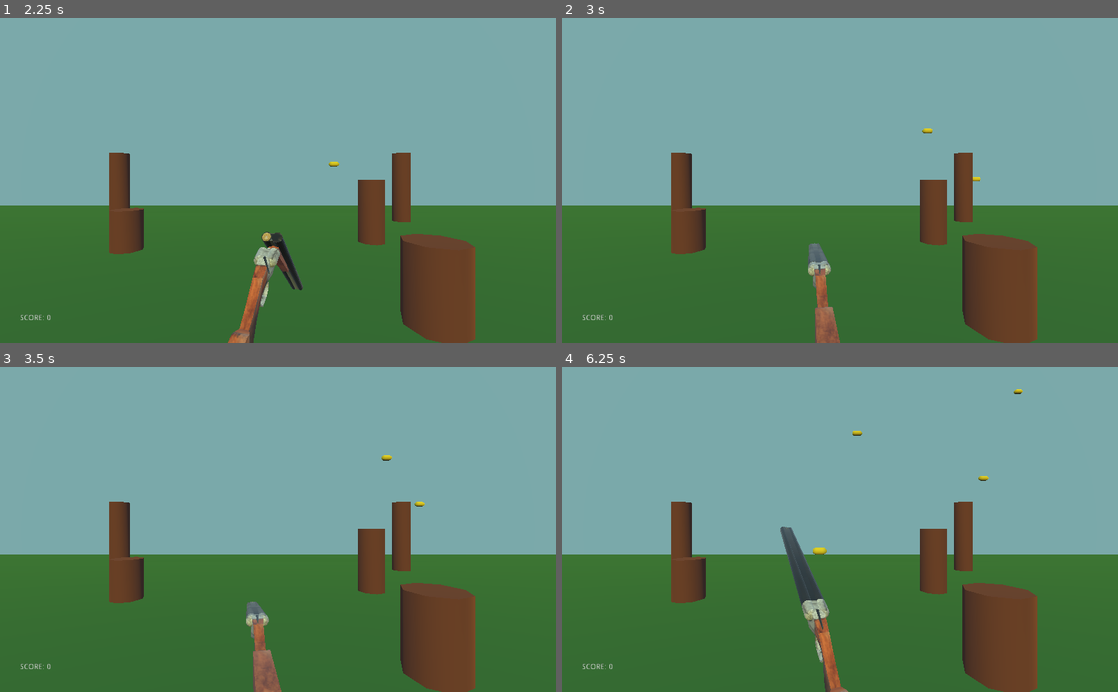
Above: before the commit, frames 1-4 (two rows, left to right).
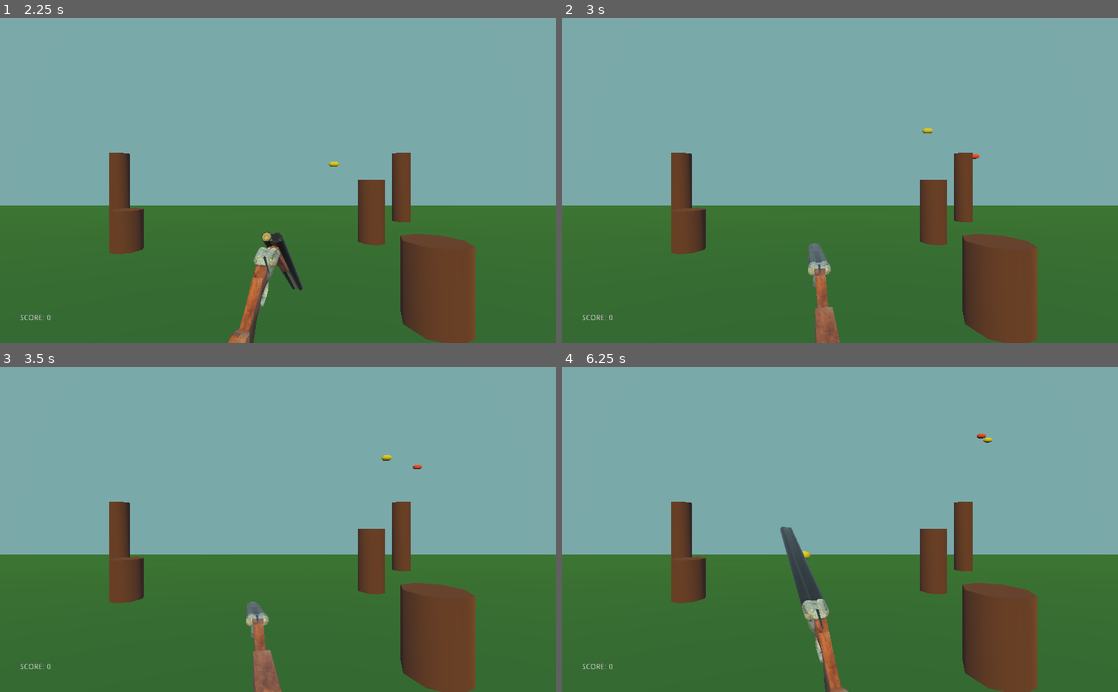
Above: after the commit, the same moments.

Repository: zMenta/CapsuleHunt3D
Game: Godot game, scene res://Main/Main.tscn
Same seed, same stepped clock (60 frames per second), same inputs: the game is played once before the commit and once after it.
Inputs (mouse positions are in pixels of both pictures, inside the frame that each line leads up to):
- Up to frame 1 (2.25 s): tap Enter at 0.5 s; move the mouse to (400, 164) at 0.52 s; press the mouse at (400, 164) at 0.53 s; tap Space at 1.25 s; move the mouse to (166, 196) at 1.27 s; release the mouse at (166, 196) at 1.28 s; click (166, 196) at 1.35 s; move the mouse to (333, 109) at 2.02 s; press the mouse at (333, 109) at 2.03 s
- Up to frame 2 (3 s): move the mouse to (812, 245) at 2.77 s; release the mouse at (812, 245) at 2.78 s; click (812, 245) at 2.85 s
- Up to frame 3 (3.5 s): no input
- Up to frame 4 (6.25 s): move the mouse to (1006, 578) at 3.52 s; press the mouse at (1006, 578) at 3.53 s; move the mouse to (673, 480) at 4.27 s; release the mouse at (673, 480) at 4.28 s; click (673, 480) at 4.35 s; move the mouse to (867, 529) at 5.02 s; press the mouse at (867, 529) at 5.03 s; move the mouse to (756, 448) at 5.77 s; release the mouse at (756, 448) at 5.78 s; click (756, 448) at 5.85 s

Frame 1 is identical in both runs. In frame 2, less than 0.1% of the frame differs, in the area x 73-76%, y 41-51%; in frame 3, less than 0.1%; in frame 4, 0.2%, in the area x 43-83%, y 6-59%.

Commit message:
On TimeDuck Kill

Diff:
--- a/DuckHunt3D/Ducks/Duck.gd
+++ b/DuckHunt3D/Ducks/Duck.gd
@@ -1,7 +1,7 @@
 extends KinematicBody
 
 
-signal duck_died
+signal duck_died(duck_body)
 
 
 export(PackedScene) var dead_body
@@ -23,11 +23,10 @@
 	body.apply_central_impulse(direction * 5)
 	body.apply_torque_impulse(Vector3(rand_range(0,3),rand_range(0,3),rand_range(0,3)))
 
-	emit_signal("duck_died")
+	emit_signal("duck_died", self)
 	get_parent().add_child(body)
 	queue_free()
 
 
-
 func _on_VisibilityNotifier_screen_exited() -> void:
 	queue_free()
--- a/DuckHunt3D/Ducks/TimeDuck.tscn
+++ b/DuckHunt3D/Ducks/TimeDuck.tscn
@@ -6,7 +6,7 @@
 resource_local_to_scene = true
 albedo_color = Color( 0.894118, 0.294118, 0.172549, 1 )
 
-[node name="TimeDuck" instance=ExtResource( 1 )]
+[node name="TimeDuck" groups=["time_duck"] instance=ExtResource( 1 )]
 move_speed = 14
 
 [node name="MeshInstance" parent="." index="1"]
--- a/DuckHunt3D/Level/DuckSpawner.tscn
+++ b/DuckHunt3D/Level/DuckSpawner.tscn
@@ -18,6 +18,7 @@
 }
 Duck = ExtResource( 1 )
 TimeDuck = ExtResource( 3 )
+duck_counter_threshold = 1
 
 [node name="SpawnTime" type="Timer" parent="."]
 wait_time = 1.2
--- a/DuckHunt3D/Main/Main.gd
+++ b/DuckHunt3D/Main/Main.gd
@@ -12,14 +12,13 @@
 	duck.connect("duck_died", self, "_on_Duck_died")
 
 
-func _on_Duck_died() -> void:
+func _on_Duck_died(duck_body: KinematicBody) -> void:
 	if not $GameTimer.is_stopped():
-		print("Valid")
 		$GUI.point_made_animation()
 		current_score += 100
 		$GUI.change_score(current_score)
-	else:
-		print("kill not valid!")
+	if duck_body.is_in_group("time_duck"):
+		pass
 
 
 func _on_GameTimer_timeout():
